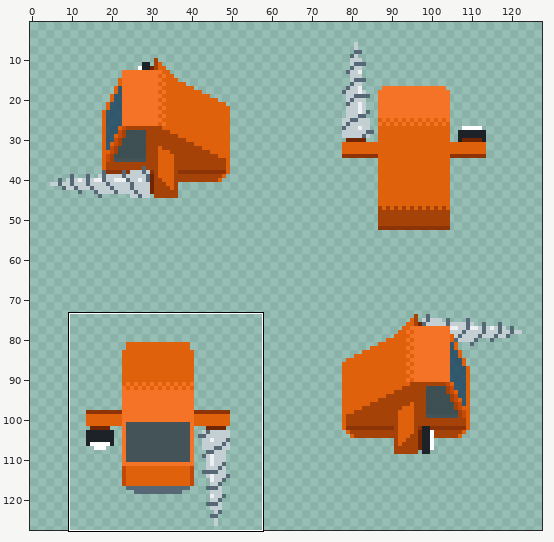
Sprite sheet -- AstroMiner/Content/img/miner-no-tracks.png. The picture above shows the old version from afar; the outline marks the close-up.
Close-up. Before the commit:
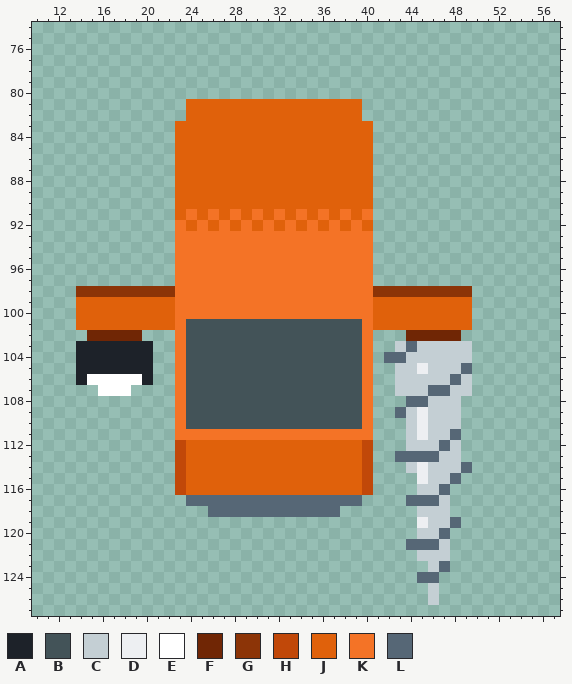
The file is 128x128 pixels. Shown: x 10..57, y 74..127. The wide view leaves out empty margins. The commit also changed other parts of the picture, which this record leaves out.
Palette (. is transparent): A #1d2229  B #435358  C #c4cfd4  D #edeff2  E #ffffff  F #702605  G #8c3407  H #c14809  J #e0610b  K #f47326  L #566776
Once edited:
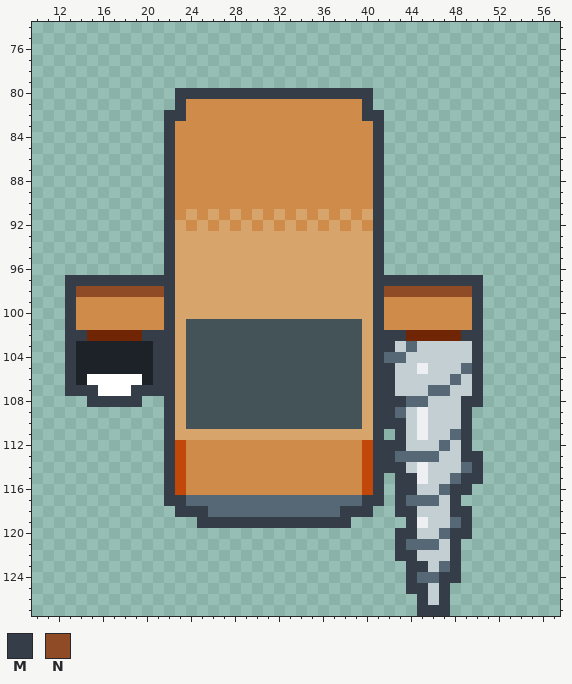
Colours new in this view: M #343d48  N #8f4a26
From old to new:
colour J: #e0610b -> #ce8b4a
colour K: #f47326 -> #d7a46b
Changed rows in their new state; - is a pixel that keeps its letter.
first column x 13:
 80 ----------MMMMMMMMMMMMMMMMMM----------
 81 ----------M----------------M----------
 82 ---------MM----------------MM---------
 83 ---------M------------------M---------
 84 ---------M------------------M---------
 85 ---------M------------------M---------
 86 ---------M------------------M---------
 87 ---------M------------------M---------
 88 ---------M------------------M---------
 89 ---------M------------------M---------
 90 ---------M------------------M---------
 91 ---------M------------------M---------
 92 ---------M------------------M---------
 93 ---------M------------------M---------
 94 ---------M------------------M---------
 95 ---------M------------------M---------
 96 ---------M------------------M---------
 97 MMMMMMMMMM------------------MMMMMMMMMM
 98 MNNNNNNNNM------------------MNNNNNNNNM
 99 M--------M------------------M--------M
100 M--------M------------------M--------M
101 M--------M------------------M--------M
102 MM-----MMM------------------MMM-----MM
103 M-------MM------------------MM-------M
104 M-------MM------------------M--------M
105 M-------MM------------------MM-------M
106 M-------MM------------------MM-------M
107 MMM---MMMM------------------MM-------M
108 --MMMMM--M------------------MMM-----MM
109 ---------M------------------MM------M-
110 ---------M------------------MMM-----M-
111 ---------M------------------M-M-----M-
112 ---------M------------------MMM-----M-
113 ---------M------------------MM------MM
114 ---------M------------------MMM------M
115 ---------M------------------M-MM----MM
116 ---------M------------------M-MM---MM-
117 ---------MM----------------MM-M----M--
118 ----------MMM------------MMM--MM---MM-
119 ------------MMMMMMMMMMMMMM-----M----M-
120 ------------------------------MM---MM-
121 ------------------------------M----M--
122 ------------------------------MM---M--
123 -------------------------------MM--M--
124 -------------------------------M--MM--
125 -------------------------------MM-M---
126 --------------------------------M-M---
127 --------------------------------MMM---
Where, in picture pixels (left, top, right, bottom), the same in both close-ups:
changed: (65, 88, 483, 616)
